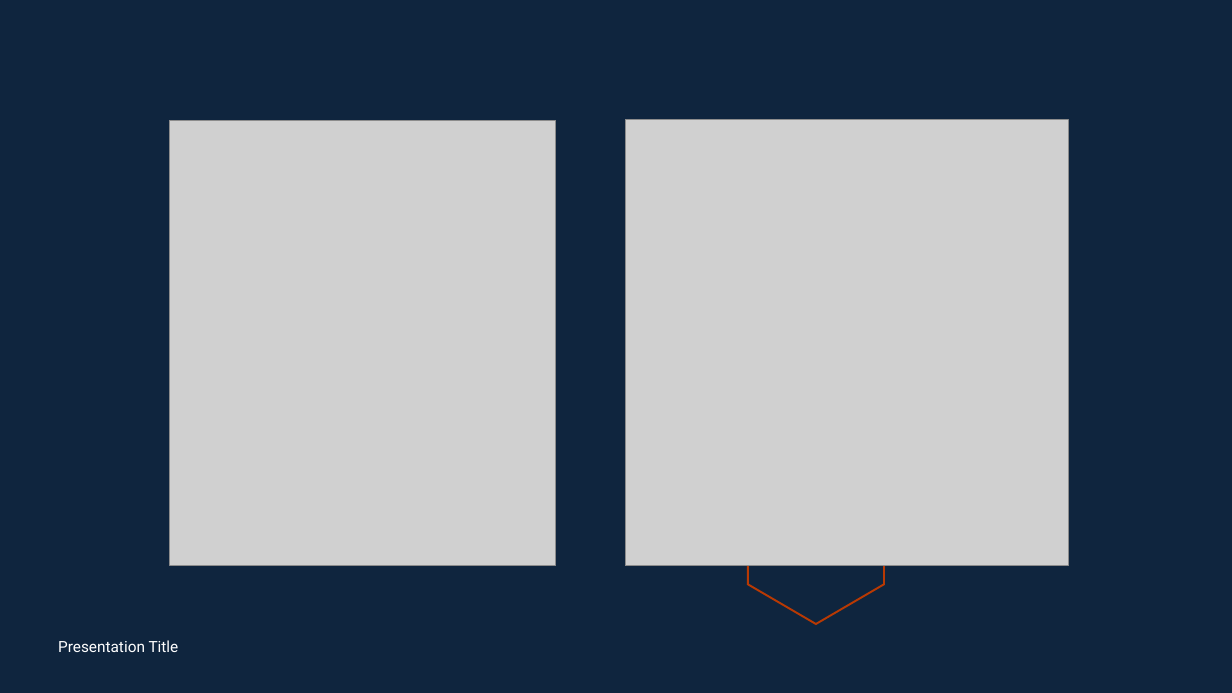
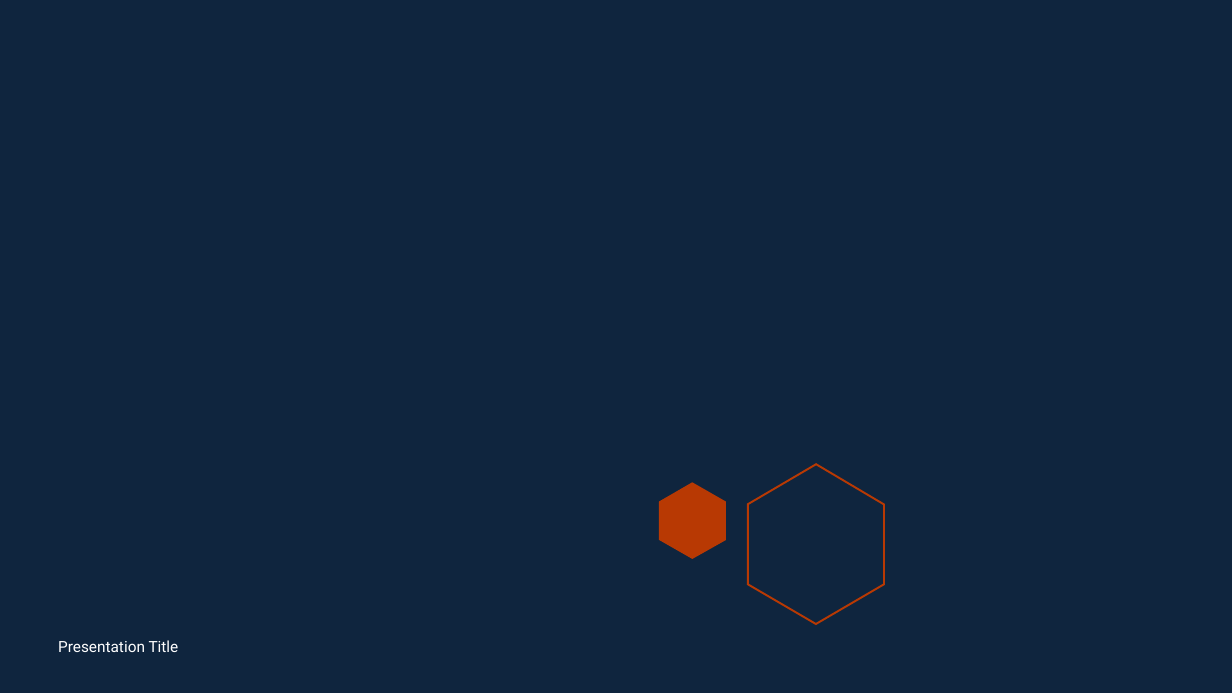
Before and after one commit to MaricrisResma/Detect-Credit-Card-Fraud-DT-RandomForest, a slide deck: slide 12 of DOC/Results_Final.pptx (slide 5 before the commit). Drawn at 1232x693 pixels with LibreOffice and Linux fonts; fonts in the diff are those of the drawing; grey boxes stand for pictures; background and template pictures are left out. Boxes give left, top, right and bottom in pixels: in the first picture for what was removed or moved away, otherwise in the second. Text is boxed around its words. In the diff, an @@ line names an element or a change of style, - is before the commit and + after.

```diff
--- a/DOC/Results_Final.pptx
+++ b/DOC/Results_Final.pptx
@@ picture removed at <box>170,120,556,566</box> @@
@@ picture removed at <box>626,120,1069,567</box> @@
@@ freeform shape added at <box>659,482,726,559</box>, fill #B83903 @@
```
Also in this commit, not shown: 4 other slides changed, 15 slides added, 1 other file.
